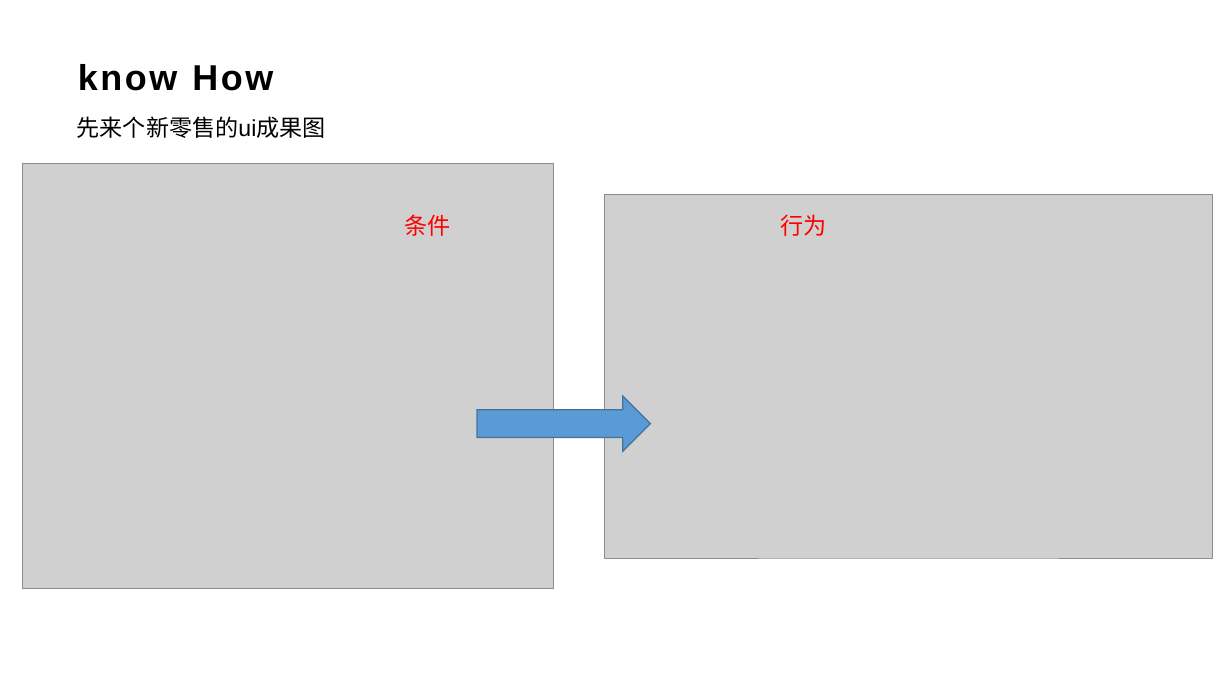
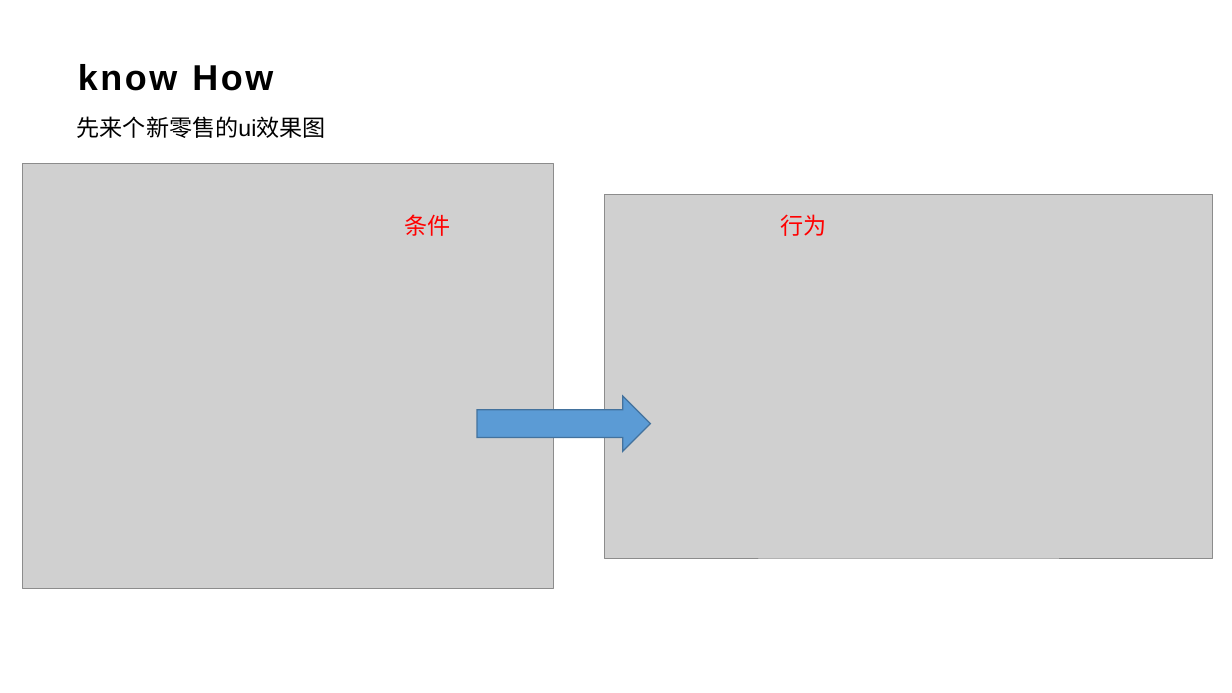
Before and after one commit to qzsang/mini-promotion, a slide deck: slide 6 of doc/从促销引擎到微内核架构分享.pptx. Drawn at 1232x693 pixels with LibreOffice and Linux fonts; fonts in the diff are those of the drawing; grey boxes stand for pictures; background and template pictures are left out. Boxes give left, top, right and bottom in pixels: in the first picture for what was removed or moved away, otherwise in the second. Text is boxed around its words. In the diff, an @@ line names an element or a change of style, - is before the commit and + after.

```diff
--- a/doc/从促销引擎到微内核架构分享.pptx
+++ b/doc/从促销引擎到微内核架构分享.pptx
@@ text at bbox=[77, 116, 326, 138]: text changed @@
-先来个新零售的ui成果图
+先来个新零售的ui效果图
```
Also in this commit, not shown: 4 other slides changed, 2 slides added, 1 other file.
